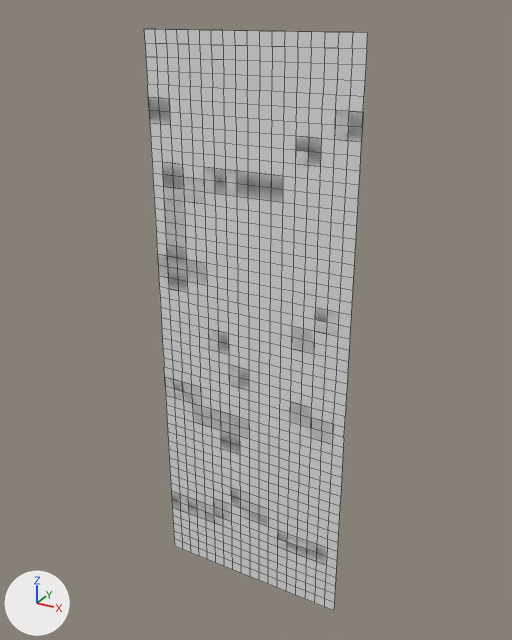
The OBJ model MardukGame/Assets/Tiled2Unity/Meshes/caveChunk15.obj as it was, and as the next commit left it.
Both versions are drawn from a 50 mm lens placed at (-277.0, -3020.0, -291.0), pointed at (-1980.0, 75.0, -1839.0). Lighting does not change. The marker at lower left points along +X, +Y and +Z. Mesh edges are drawn as thin lines. Where no turn or scale is listed for an object, it has been applied to the vertices.

Objects in the first picture: 'caveChunk15'.
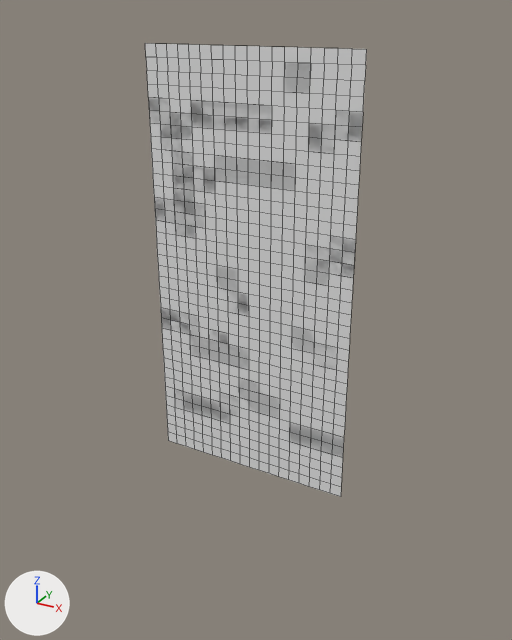
Boxes [x1, y1, x2, y2] around the edits, measured in the pictures (512 x 640 px):
'caveChunk15', reshaped (22% shorter)
    before: [144, 29, 368, 611]
    after: [145, 43, 367, 497]
part 1 of me_cavechunk15, cut back
    before: [144, 29, 368, 611]
    after: [154, 62, 356, 458]

The change in detail:
me_cavechunk15 is used by ob_cavechunk15; location (0.0, 0.0, 0.0).
me_cavechunk15 had 969 vertices, 940 faces and spanned x -2560.0..-1408.0, y 0.0, z -3584.0..-384.0.
me_cavechunk15 now has 703 vertices, 694 faces and spans x -2560.0..-1408.0, y 0.0, z -2752.0..-448.0.
Part 1, on me_cavechunk15:
266 vertices are removed from x -2560.0..-1408.0, y 0.0, z -3584.0..-384.0.
288 faces are deleted.
42 new faces join them.
